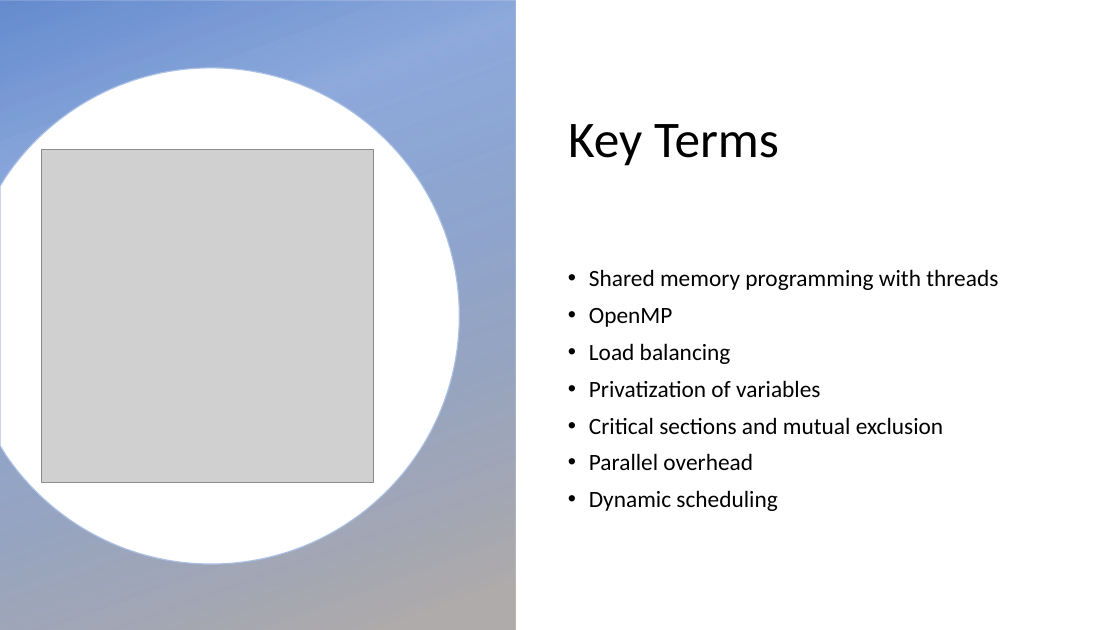
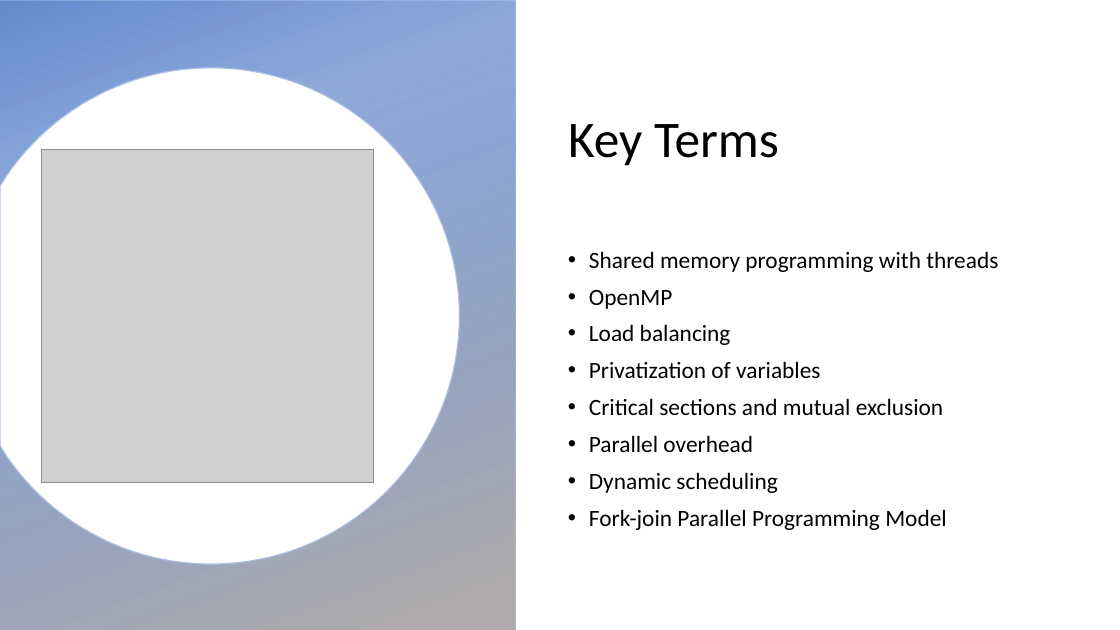
Before and after one commit to evarga/parallel-computing-lectures, a slide deck: slide 3 of lecture-3/presentation-3.pptx. Drawn at 1120x630 pixels with LibreOffice and Linux fonts; fonts in the diff are those of the drawing; grey boxes stand for pictures; background and template pictures are left out. Boxes give left, top, right and bottom in pixels: in the first picture for what was removed or moved away, otherwise in the second. Text is boxed around its words. In the diff, an @@ line names an element or a change of style, - is before the commit and + after.

Commit message:
Insert slide about the Fork-join model.

```diff
--- a/lecture-3/presentation-3.pptx
+++ b/lecture-3/presentation-3.pptx
@@ text at (x1=589, y1=509, x2=947, y2=530): paragraph added @@
+• Fork-join Parallel Programming Model
```
Also in this commit, not shown: 1 other slide changed, 1 slide added.
